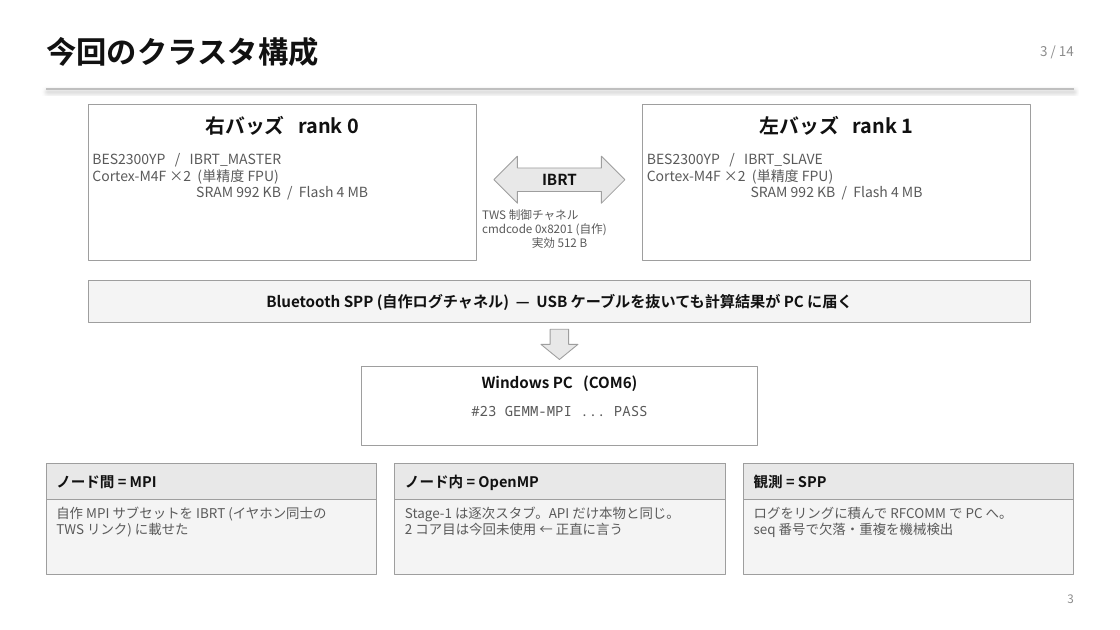
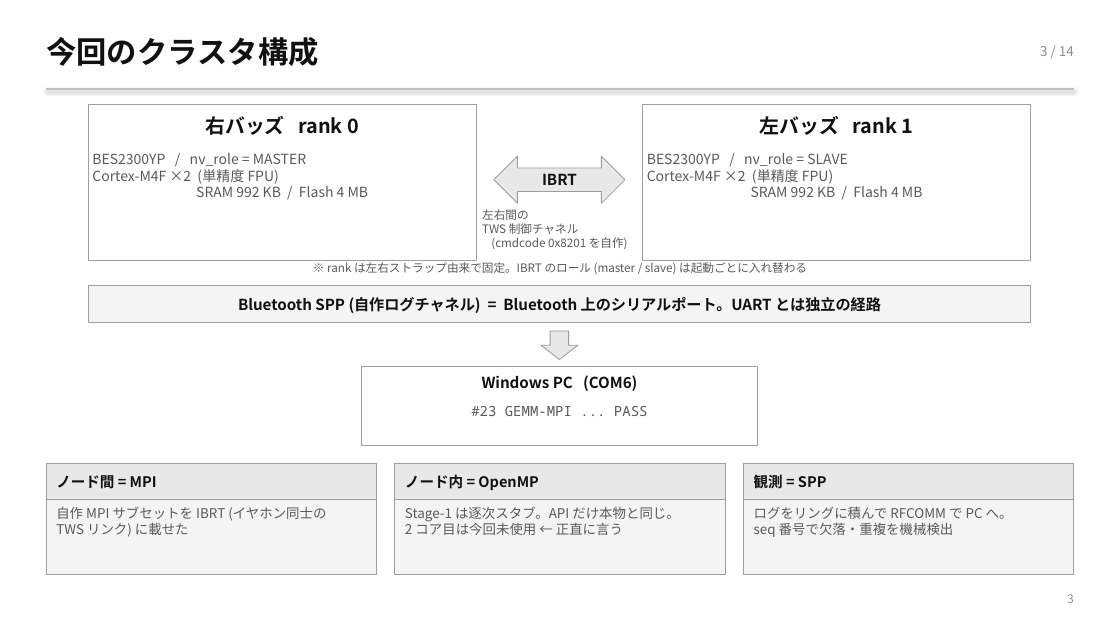
Before and after one commit to TamichiRyuto/pine-buds-cluster, a slide deck: slide 4 of slides/lt-ear-parallel.pptx. Drawn at 1120x630 pixels with LibreOffice and Linux fonts; fonts in the diff are those of the drawing. Boxes give left, top, right and bottom in pixels: in the first picture for what was removed or moved away, otherwise in the second. Text is boxed around its words. In the diff, an @@ line names an element or a change of style, - is before the commit and + after.

```diff
--- a/slides/lt-ear-parallel.pptx
+++ b/slides/lt-ear-parallel.pptx
@@ text at <box>92,153,369,197</box>: text changed @@
-BES2300YP / IBRT_MASTER
-Cortex-M4F ×2 (単精度 FPU)
-SRAM 992 KB / Flash 4 MB
+BES2300YP / nv_role = MASTER
+Cortex-M4F ×2 (単精度 FPU)
+SRAM 992 KB / Flash 4 MB
@@ text at <box>647,153,923,197</box>: text changed @@
-BES2300YP / IBRT_SLAVE
-Cortex-M4F ×2 (単精度 FPU)
-SRAM 992 KB / Flash 4 MB
+BES2300YP / nv_role = SLAVE
+Cortex-M4F ×2 (単精度 FPU)
+SRAM 992 KB / Flash 4 MB
@@ text at <box>482,209,628,249</box>: text changed @@
-TWS 制御チャネル
-cmdcode 0x8201 (自作)
-実効 512 B
+左右間の
+TWS 制御チャネル
+(cmdcode 0x8201 を自作)
@@ text added at <box>327,259,807,274</box>, 10 pt, text #5A5A5A @@
+※ rank は左右ストラップ由来で固定。IBRT のロール (master / slave) は起動ごとに入れ替わる
@@ rectangle: place and size @@
-rectangle at <box>88,281,1031,323</box>
+rectangle at <box>88,286,1031,323</box>
@@ text at <box>238,297,881,313</box>: text changed @@
-Bluetooth SPP (自作ログチャネル) — USB ケーブルを抜いても計算結果が PC に届く
+Bluetooth SPP (自作ログチャネル) = Bluetooth 上のシリアルポート。UART とは独立の経路
```
Also in this commit, not shown: 13 other slides changed, 2 other files.
